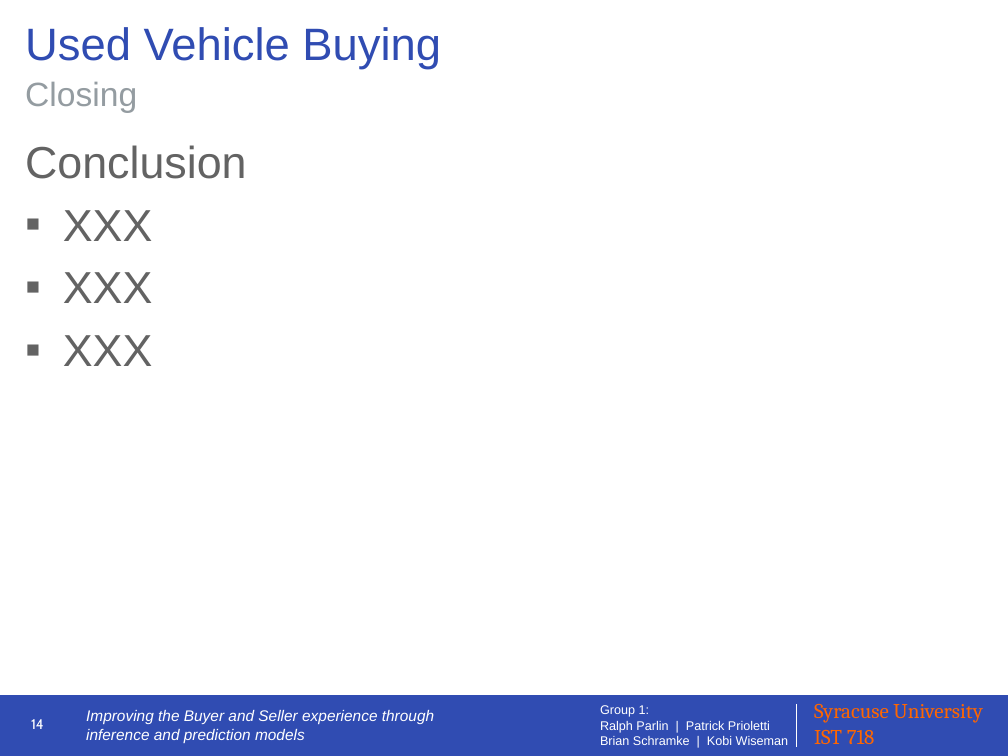
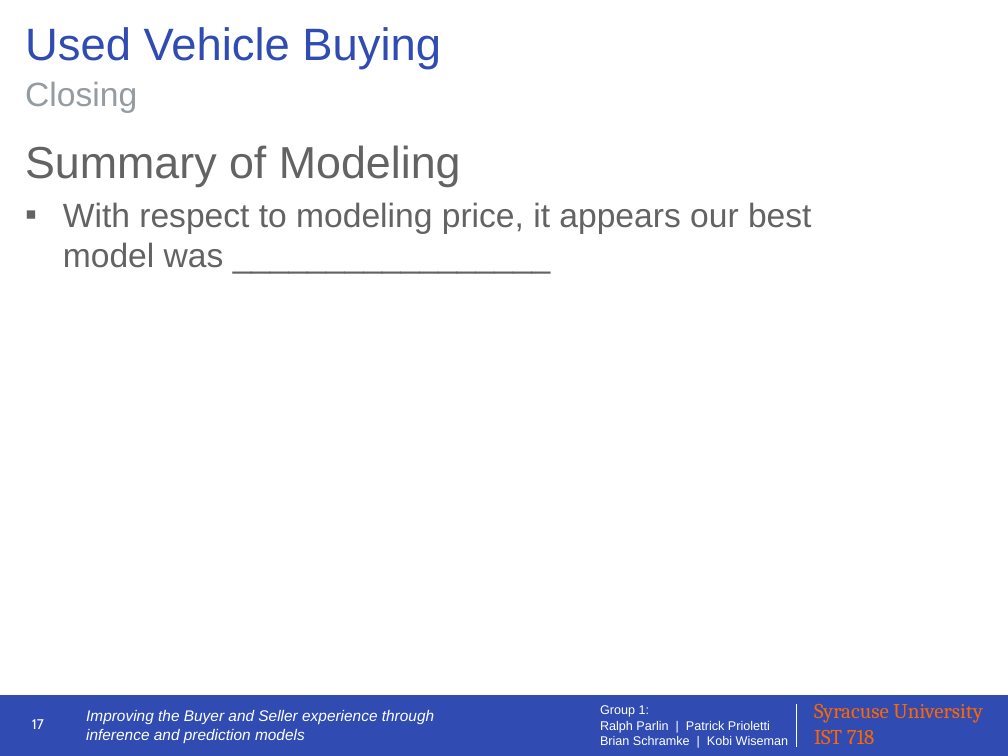
Before and after one commit to IST-718-Fall-2020/project_presentation-group1, a slide deck: slide 17 of group1_presentation_slides.pptx (slide 14 before the commit). Drawn at 1008x756 pixels with LibreOffice and Linux fonts; fonts in the diff are those of the drawing. Boxes give left, top, right and bottom in pixels: in the first picture for what was removed or moved away, otherwise in the second. Text is boxed around its words. In the diff, an @@ line names an element or a change of style, - is before the commit and + after.

```diff
--- a/group1_presentation_slides.pptx
+++ b/group1_presentation_slides.pptx
@@ text at (25,145,811,268): text changed; size 32 to 24 pt @@
-Conclusion
-▪ XXX
-▪ XXX
-▪ XXX
+Summary of Modeling
+▪ With respect to modeling price, it appears our best model was _________________
@@ page number at (32,719,44,729): text changed @@
-14
+17
```
Also in this commit, not shown: 11 other slides changed, 6 slides added, 2 slides removed.
